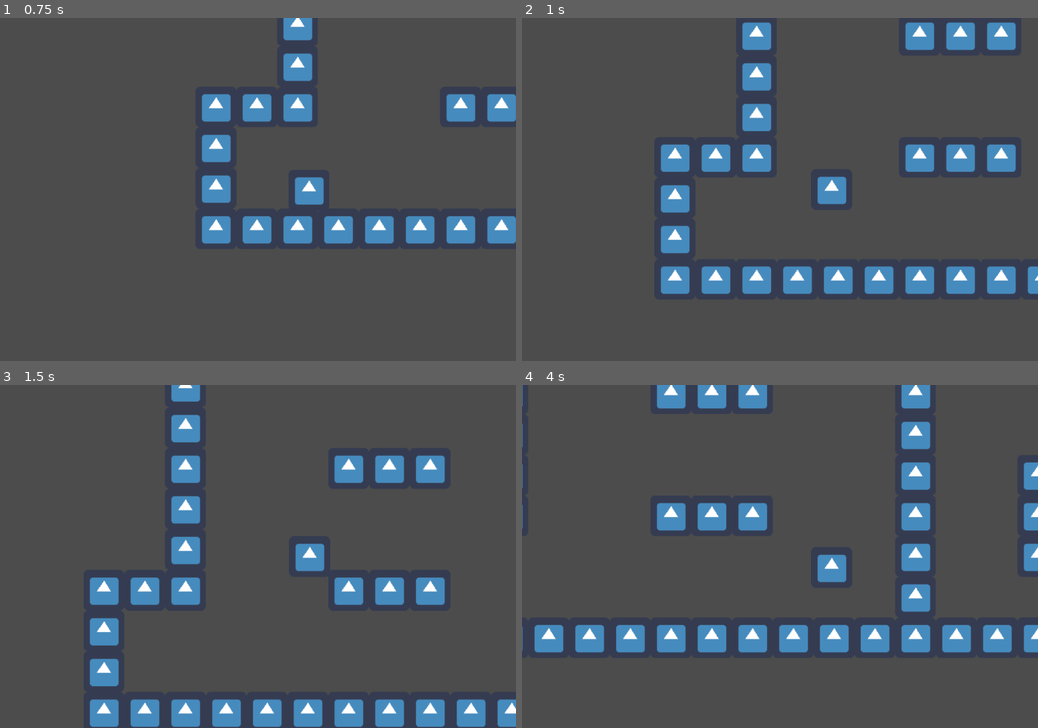
Above: before the commit, frames 1-4 (two rows, left to right).
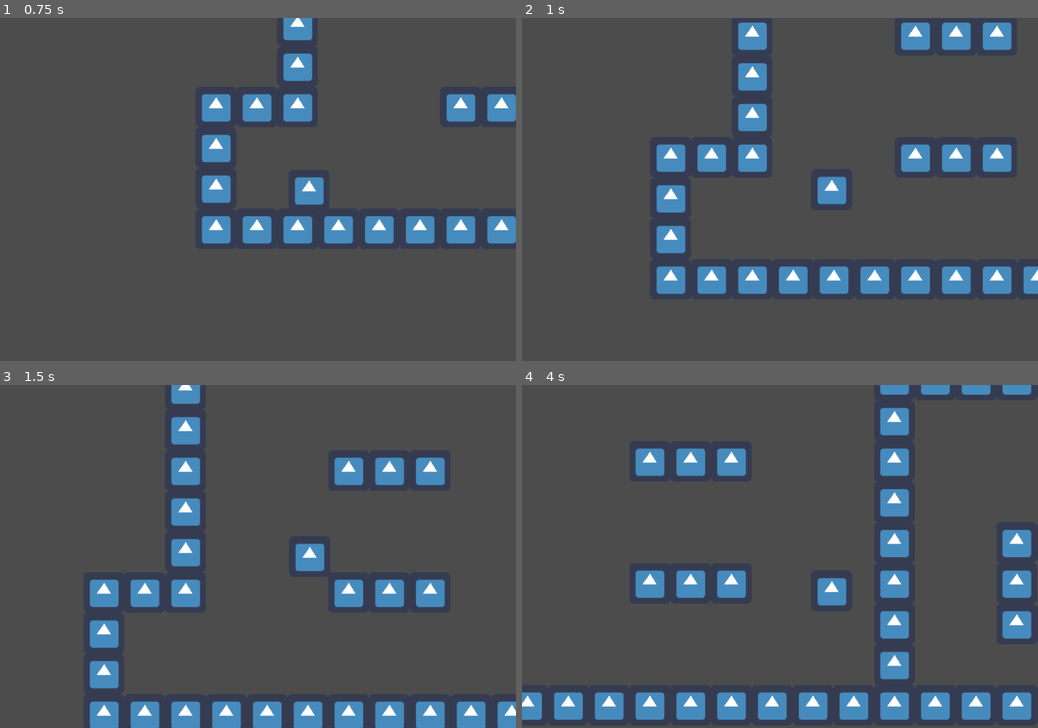
Above: after the commit, the same moments.

Repository: VMoonDev/SlimeShuffle
Game: Godot game, scene res://Level1/Level1.tscn
Same seed, same stepped clock (60 frames per second), same inputs: the game is played once before the commit and once after it. The engine's default icon, where the game draws it, is replaced by a stand-in: a white triangle on a blue panel in a dark square.
Inputs:
- Up to frame 1 (0.75 s): tap Enter at 0.5 s; hold D (move_right) from 0.53 s (still down); tap E (attack) at 0.6 s
- Up to frame 2 (1 s): keep holding D (move_right); tap Space (jump) at 0.77, 0.8 s
- Up to frame 3 (1.5 s): keep holding D (move_right); tap Space (jump) at 1.07, 1.35 s
- Up to frame 4 (4 s): tap Space (jump) at 1.52, 1.82, 2.3, 3.02, 3.32, 3.6, 3.77 s; tap E (attack) at 1.55, 2.1, 2.85 s; release D (move_right) at 2.03 s; hold A (move_left) 2.03-2.78 s; hold D (move_right) from 2.78 s (still down)

Frame 1 is identical in both runs. In frame 2, 4.8% of the frame differs, in the area x 26-100%, y 1-81%; in frame 3, 3.3%; in frame 4, 25%, in the area x 0-100%, y 0-98%.

Commit message:
Refactor movement code on pawn

Diff:
--- a/project/Pawn/Pawn.gd
+++ b/project/Pawn/Pawn.gd
@@ -3,40 +3,46 @@
 const _GRAVITY := 800
 const _MOVESPEED := 400
 const _JUMPSTRENGTH := 450
+const _SCRAMBLESTRENGTH := 100
 const _SLIDESPEED := 50
 
 var _velocity := Vector2.ZERO
 var _is_jumping := false
+var _is_attacking := false
 var _wall_jumped := 0
 var wall_jump_max := 2 setget wall_jump_max_set
 
 func _physics_process(delta):
 	_gravity(delta)
-	_attack()
-	_movement()
+	if _is_attacking == false:
+		_movement()
+		if Input.is_action_just_pressed("jump"):
+			_jump()
 
 
 func _movement():
 	_velocity.x = Input.get_axis("move_left", "move_right") * _MOVESPEED
-	if is_on_floor():
-		_is_jumping = false
-		_wall_jumped = 0
-	if Input.is_action_just_pressed("jump") and _is_jumping == false:
-		_is_jumping = true
-		_velocity.y = -_JUMPSTRENGTH
-	if Input.is_action_just_pressed("jump") and is_on_wall() and _wall_jumped < wall_jump_max:
-		_wall_jumped += 1
-		_velocity.y = -_JUMPSTRENGTH
 	_velocity = move_and_slide(_velocity, Vector2.UP)
 
 
 func _gravity(delta):
 	if is_on_floor():
 		_velocity.y = 0
+		_wall_jumped = 0
+		_is_jumping = false
 	elif is_on_wall() and _velocity.y > 0 or Input.is_action_just_pressed("move_left") or Input.is_action_just_pressed("move_right"):
 		_velocity.y += _SLIDESPEED * delta
 	else:
 		_velocity.y += _GRAVITY * delta
+
+func _jump():
+	if _is_jumping == false:
+		_is_jumping = true
+		_velocity.y = -_JUMPSTRENGTH
+	if is_on_wall() and _wall_jumped < wall_jump_max:
+		_wall_jumped += 1
+		_velocity.y = -_JUMPSTRENGTH
+	_velocity = move_and_slide(_velocity, Vector2.UP)
 
 
 func _attack():
